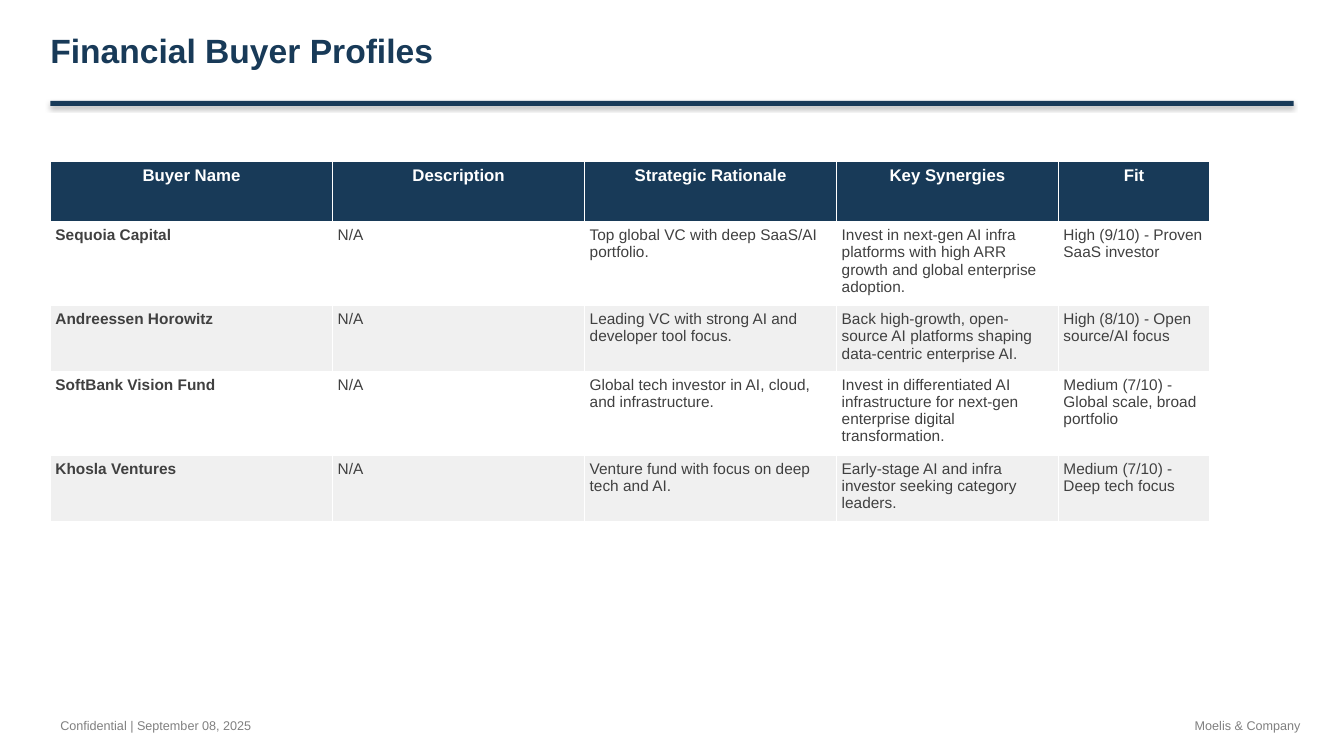
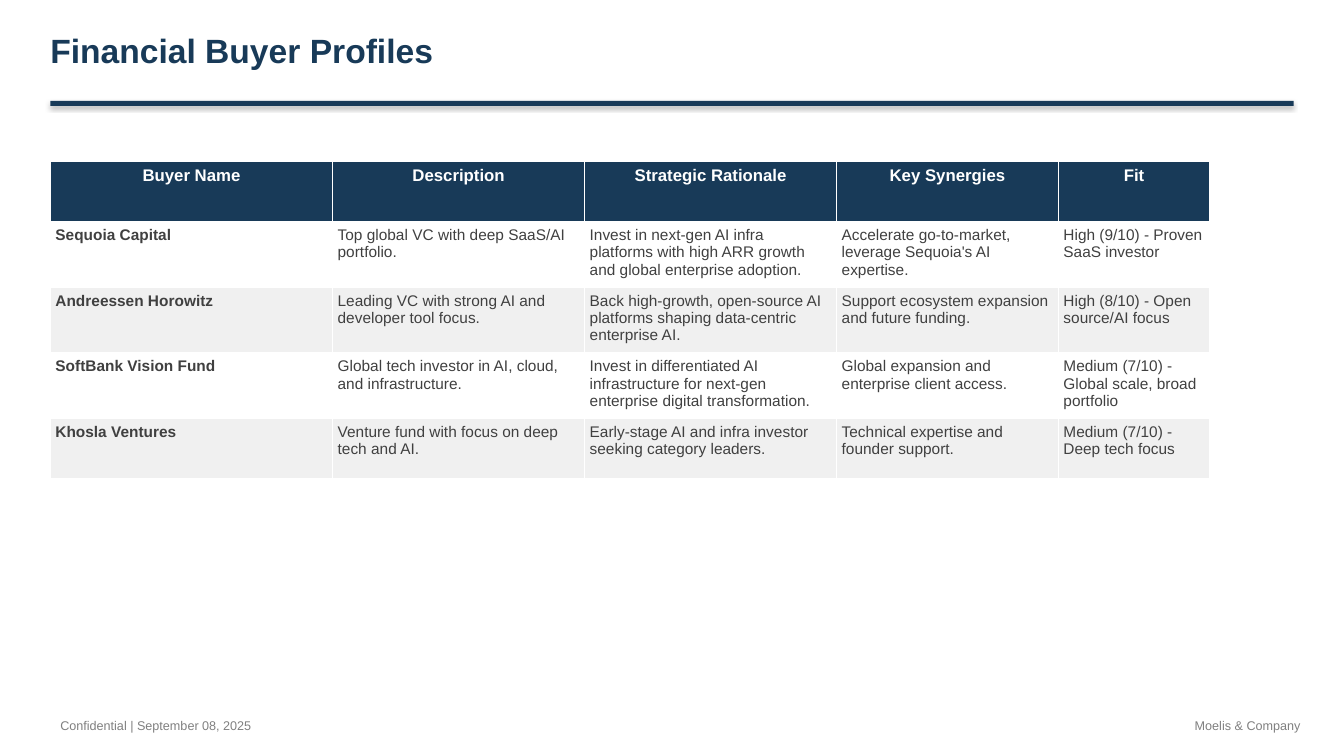
Before and after one commit to alinvb/slide_generator, a slide deck: slide 14 of ai_generated_deck.pptx. Drawn at 1344x756 pixels with LibreOffice and Linux fonts; fonts in the diff are those of the drawing. Boxes give left, top, right and bottom in pixels: in the first picture for what was removed or moved away, otherwise in the second. Text is boxed around its words. In the diff, an @@ line names an element or a change of style, - is before the commit and + after.

```diff
--- a/ai_generated_deck.pptx
+++ b/ai_generated_deck.pptx
@@ table at (50,161,1210,464) @@
-row 2: Sequoia Capital | N/A | Top global VC with deep SaaS/AI portfolio. | Invest in next-gen AI infra platforms with high ARR growth and global enterprise adoption. | High (9/10) - Proven SaaS investor
+row 2: Sequoia Capital | Top global VC with deep SaaS/AI portfolio. | Invest in next-gen AI infra platforms with high ARR growth and global enterprise adoption. | Accelerate go-to-market, leverage Sequoia's AI expertise. | High (9/10) - Proven SaaS investor
-row 3: Andreessen Horowitz | N/A | Leading VC with strong AI and developer tool focus. | Back high-growth, open-source AI platforms shaping data-centric enterprise AI. | High (8/10) - Open source/AI focus
+row 3: Andreessen Horowitz | Leading VC with strong AI and developer tool focus. | Back high-growth, open-source AI platforms shaping data-centric enterprise AI. | Support ecosystem expansion and future funding. | High (8/10) - Open source/AI focus
-row 4: SoftBank Vision Fund | N/A | Global tech investor in AI, cloud, and infrastructure. | Invest in differentiated AI infrastructure for next-gen enterprise digital transformation. | Medium (7/10) - Global scale, broad portfolio
+row 4: SoftBank Vision Fund | Global tech investor in AI, cloud, and infrastructure. | Invest in differentiated AI infrastructure for next-gen enterprise digital transformation. | Global expansion and enterprise client access. | Medium (7/10) - Global scale, broad portfolio
-row 5: Khosla Ventures | N/A | Venture fund with focus on deep tech and AI. | Early-stage AI and infra investor seeking category leaders. | Medium (7/10) - Deep tech focus
+row 5: Khosla Ventures | Venture fund with focus on deep tech and AI. | Early-stage AI and infra investor seeking category leaders. | Technical expertise and founder support. | Medium (7/10) - Deep tech focus
```
Also in this commit, not shown: 6 other slides changed, 3 other files.
